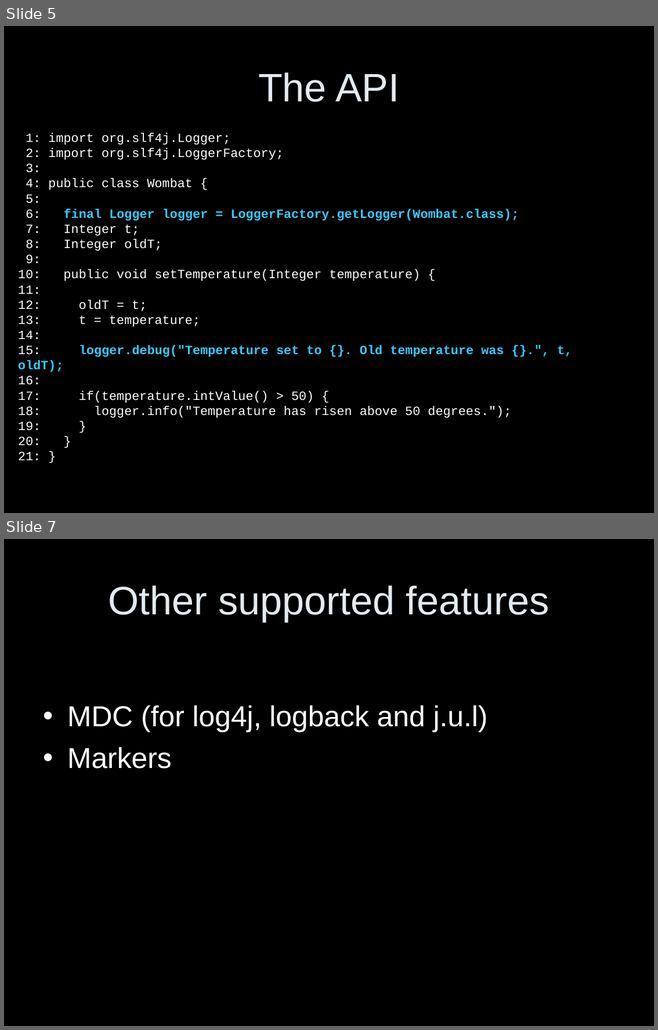
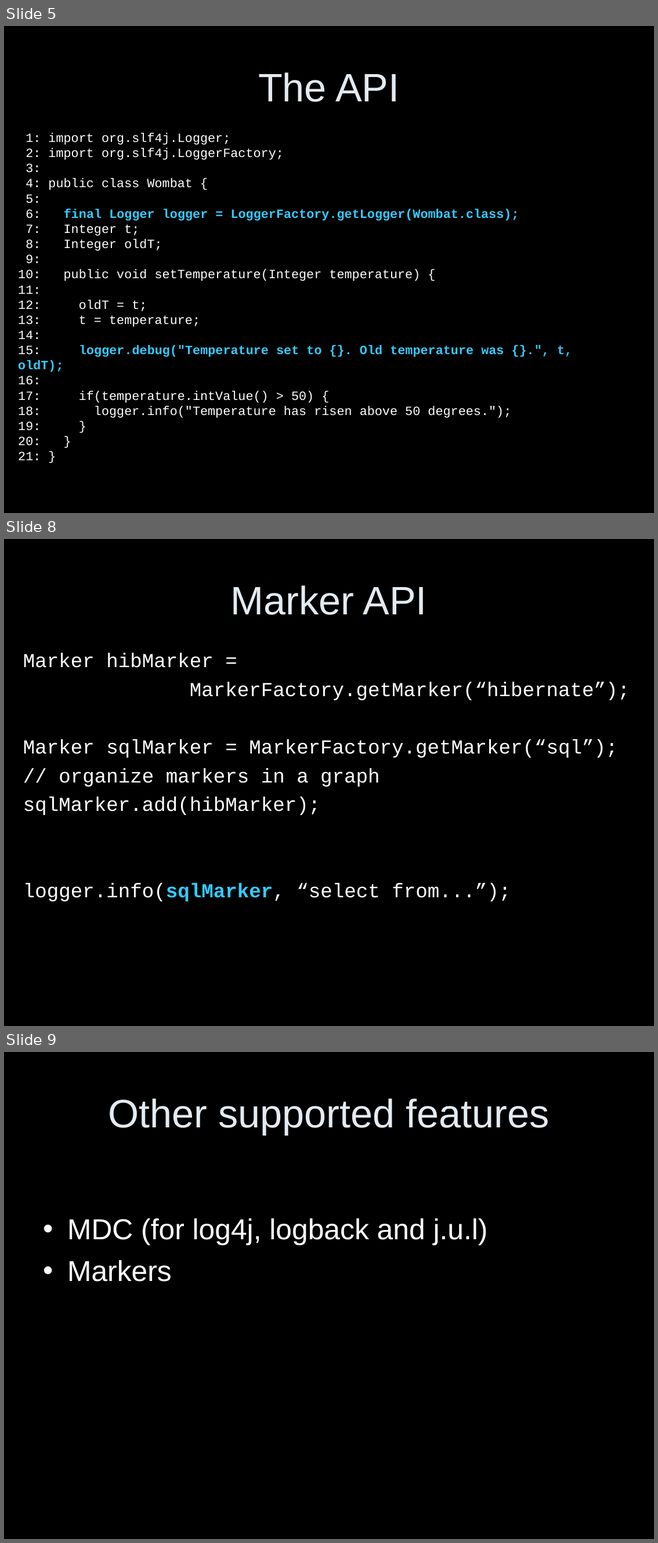
Before and after one commit to qos-ch/slf4j, a slide deck: slf4j-site/src/site/resources/slf4j-in-10-slides.ppt. Shown one above the other, each under a label of ours: slides 5 and 7 before the commit, slides 5, 8 and 9 after it; the slides between them are not shown. The pictures are 658x1030 and 658x1543 pixels, drawn with LibreOffice and Linux fonts; fonts in the diff are those of the drawing. Boxes give left, top, right and bottom in pixels: in the first picture for what was removed or moved away, otherwise in the second. Text is boxed around its words. In the diff, an @@ line names an element or a change of style, - is before the commit and + after.

```diff
--- a/slf4j-site/src/site/resources/slf4j-in-10-slides.ppt
+++ b/slf4j-site/src/site/resources/slf4j-in-10-slides.ppt
@@ slide 8 added at bbox=[4, 539, 654, 1026], background #000000 @@
@@ title added at bbox=[231, 585, 427, 615], 44 pt, text #E3EBF1 @@
+Marker API
@@ text added at bbox=[23, 653, 629, 901], 22 pt, text #FFFFFF @@
+Marker hibMarker =
+MarkerFactory.getMarker(“hibernate”);
+Marker sqlMarker = MarkerFactory.getMarker(“sql”);
+// organize markers in a graph
+sqlMarker.add(hibMarker);
+logger.info(sqlMarker, “select from...”);
@@ what was slide 7 is now slide 9 @@
```
Also in this commit, not shown: 2 slides changed, 1 other slide added.
